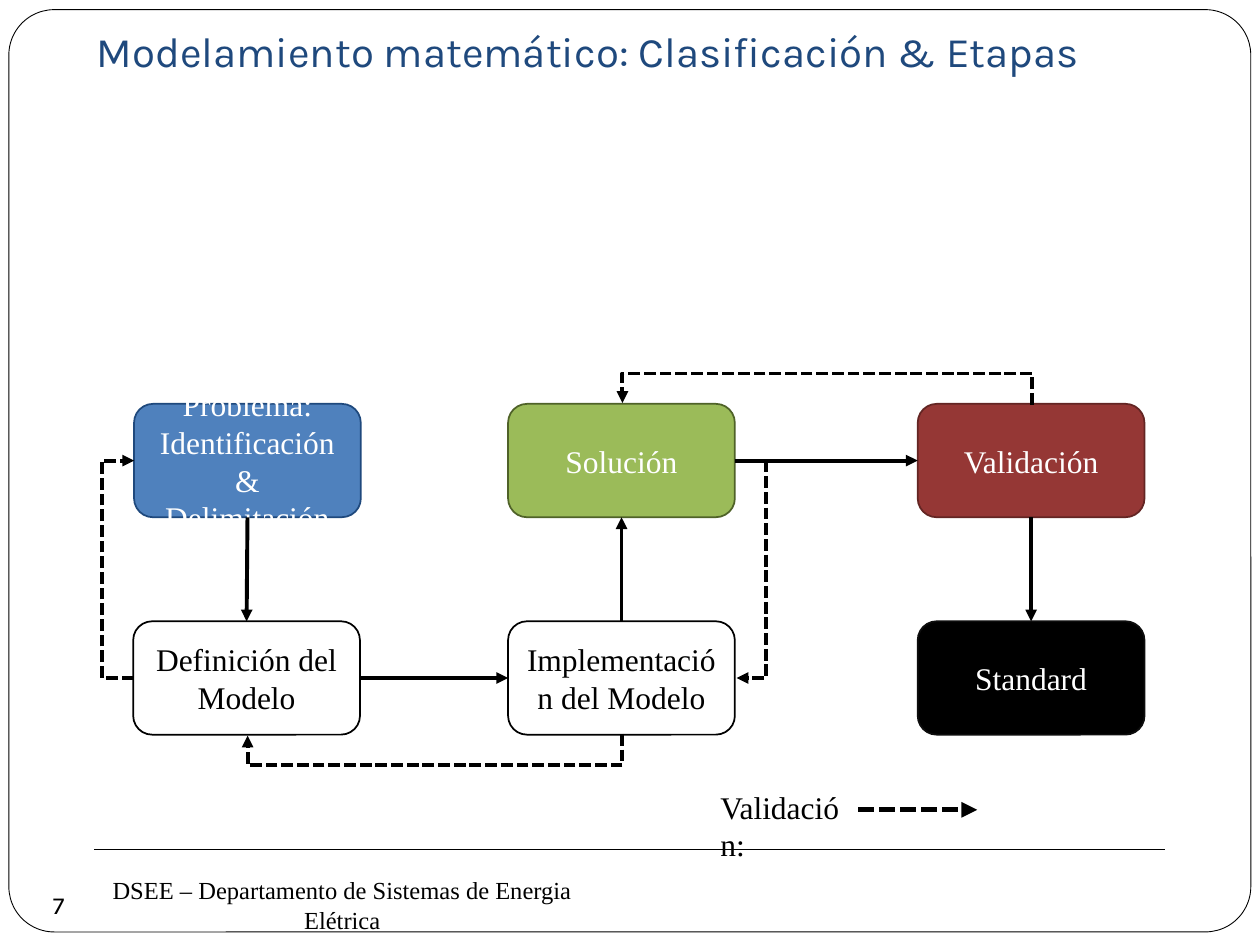
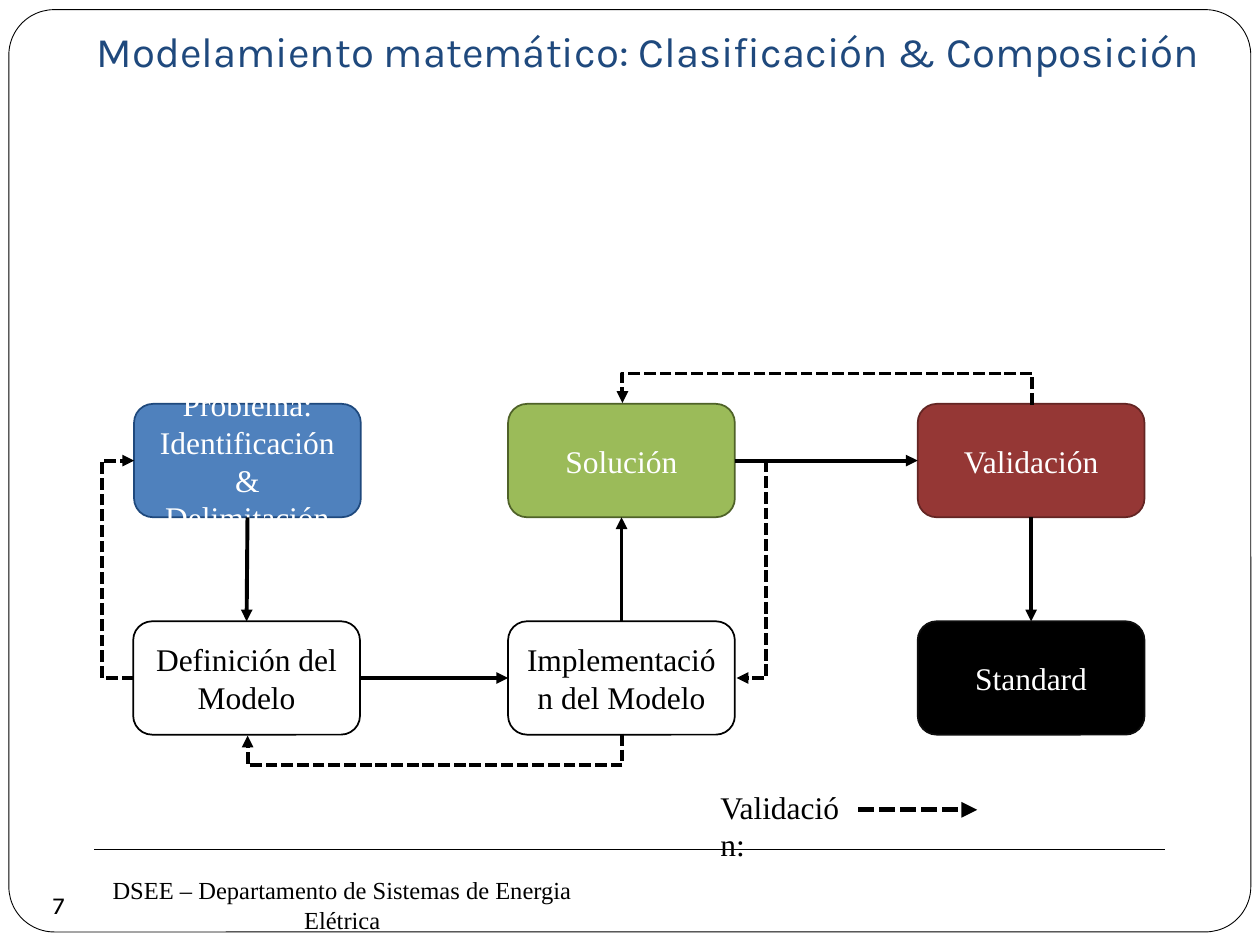
Before and after one commit to erikfilias/Power-Systems-Optimization-using-Julia-Language, a slide deck: slide 7 of 1. Lectures/Introducción a la Optimización aplicada a Sistemas de Energía Eléctrica/Dia 1/2. Modelamiento & Optimización.pptx. Drawn at 1260x945 pixels with LibreOffice and Linux fonts; fonts in the diff are those of the drawing; background and template pictures are left out. Boxes give left, top, right and bottom in pixels: in the first picture for what was removed or moved away, otherwise in the second. Text is boxed around its words. In the diff, an @@ line names an element or a change of style, - is before the commit and + after.

```diff
--- a/1. Lectures/Introducción a la Optimización aplicada a Sistemas de Energía Eléctrica/Dia 1/2. Modelamiento & Optimización.pptx
+++ b/1. Lectures/Introducción a la Optimización aplicada a Sistemas de Energía Eléctrica/Dia 1/2. Modelamiento & Optimización.pptx
@@ text at box(97, 35, 1199, 77): text changed @@
-Modelamiento matemático: Clasificación & Etapas
+Modelamiento matemático: Clasificación & Composición
```
Also in this commit, not shown: 9 other slides changed, 17 slides added.
